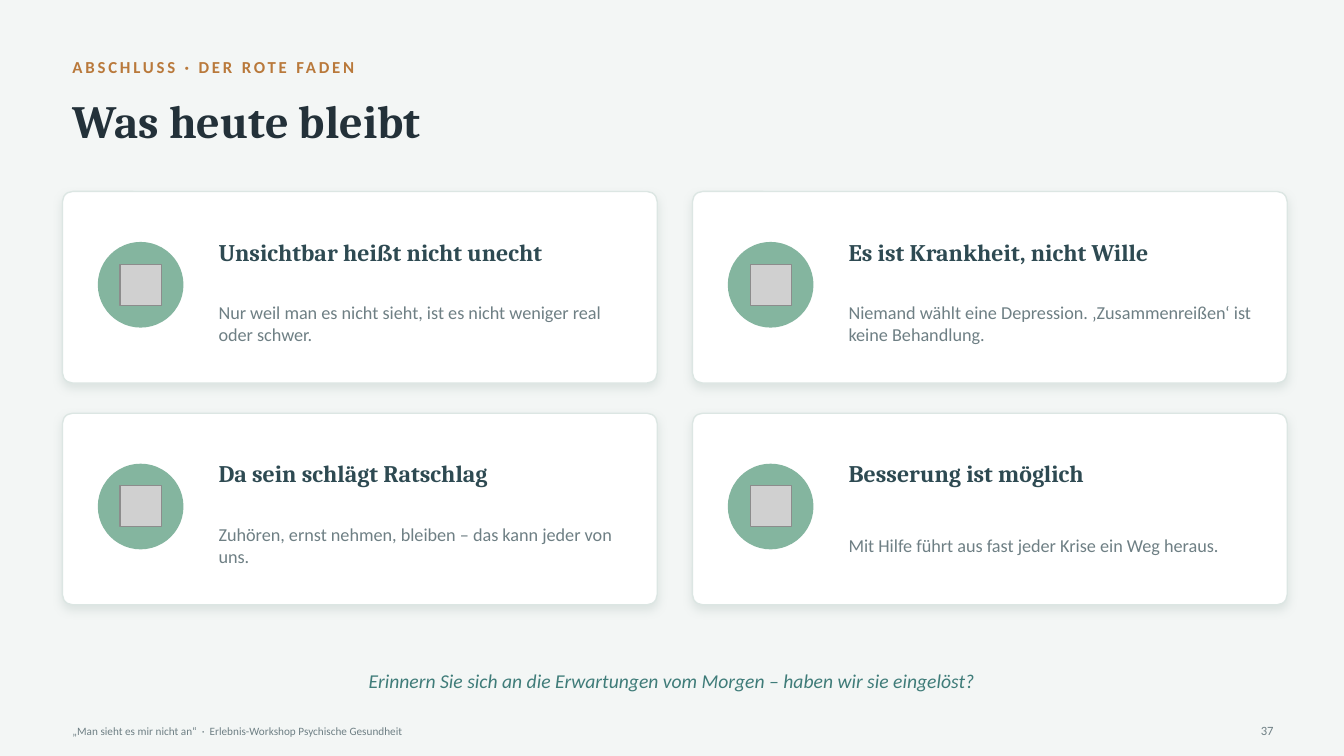
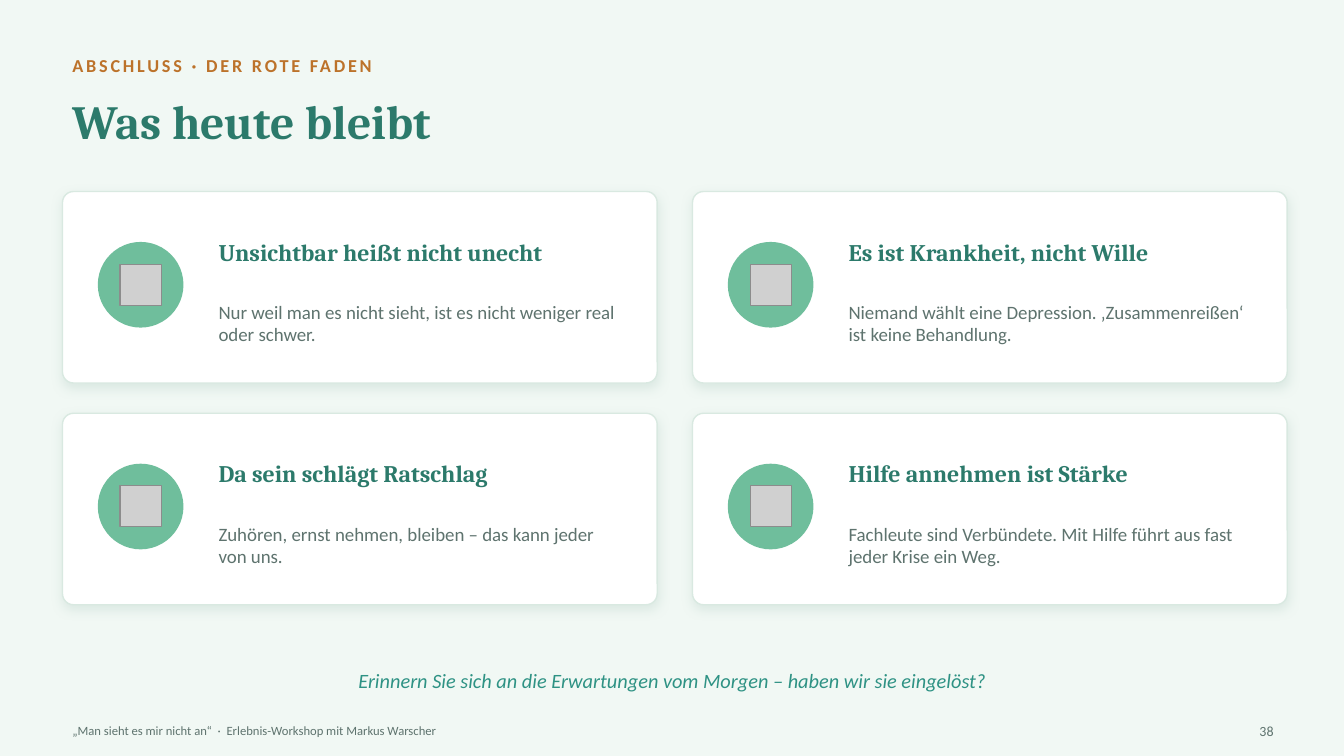
Before and after one commit to warscher80/spanwerk-datenschutz, a slide deck: slide 38 of workshop-psychische-gesundheit/Foliensatz_Man-sieht-es-mir-nicht-an.pptx (slide 37 before the commit). Drawn at 1344x756 pixels with LibreOffice and Linux fonts; fonts in the diff are those of the drawing; grey boxes stand for pictures. Boxes give left, top, right and bottom in pixels: in the first picture for what was removed or moved away, otherwise in the second. Text is boxed around its words. In the diff, an @@ line names an element or a change of style, - is before the commit and + after.

```diff
--- a/workshop-psychische-gesundheit/Foliensatz_Man-sieht-es-mir-nicht-an.pptx
+++ b/workshop-psychische-gesundheit/Foliensatz_Man-sieht-es-mir-nicht-an.pptx
@@ background #F3F6F5 to #F1F8F4 @@
@@ text "ABSCHLUSS · DER ROTE FADEN" at <box>63,48,1281,83</box>: size 12 to 13 pt, text colour #B9793B to #BC722A @@
@@ text "Was heute bleibt" at <box>72,106,430,140</box>: size 33 to 34 pt, text colour #233139 to #2C7A6B @@
@@ outline #DCE6E3 1 pt to #D9E9E1 1 pt; shadow changed; proportions changed in 4 elements at <box>63,192,657,383</box>, <box>693,192,1288,383</box>, <box>63,413,657,605</box>, <box>693,413,1288,605</box> @@
@@ text colour #2E4A52 to #2C7A6B in 3 elements at <box>219,244,542,261</box>, <box>849,244,1149,264</box>, <box>219,465,487,488</box> @@
@@ fill #84B59F to #6FBE9C in 4 elements at <box>98,242,184,328</box>, <box>728,242,814,328</box>, <box>98,464,184,549</box>, <box>728,464,814,549</box> @@
@@ text at <box>849,465,1128,482</box>: text changed; text colour #2E4A52 to #2C7A6B @@
-Besserung ist möglich
+Hilfe annehmen ist Stärke
@@ size 13 to 13.5 pt, text colour #6E7F84 to #5E736E in 3 elements at <box>219,306,615,341</box>, <box>849,305,1244,344</box>, <box>219,528,594,563</box> @@
@@ text at <box>849,528,1233,566</box>: text changed; size 13 to 13.5 pt; text colour #6E7F84 to #5E736E @@
-Mit Hilfe führt aus fast jeder Krise ein Weg heraus.
+Fachleute sind Verbündete. Mit Hilfe führt aus fast jeder Krise ein Weg.
@@ text "Erinnern Sie sich an die ..." at <box>358,674,985,692</box>: size 14 to 14.5 pt, text colour #3F7C79 to #2E9284 @@
@@ text at <box>72,726,436,737</box>: text changed; size 8 to 9 pt; text colour #6E7F84 to #5E736E @@
-„Man sieht es mir nicht an“ · Erlebnis-Workshop Psychische Gesundheit
+„Man sieht es mir nicht an“ · Erlebnis-Workshop mit Markus Warscher
@@ text at <box>1259,726,1273,736</box>: text changed; size 9 to 10 pt; text colour #6E7F84 to #5E736E @@
-37
+38
```
Also in this commit, not shown: 38 other slides changed, 1 slide added, 4 other files.
